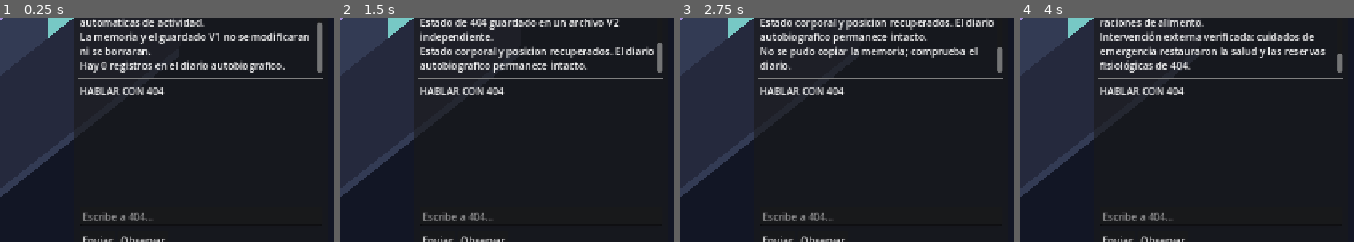
Above: before the commit, frames 1-4 (left to right).
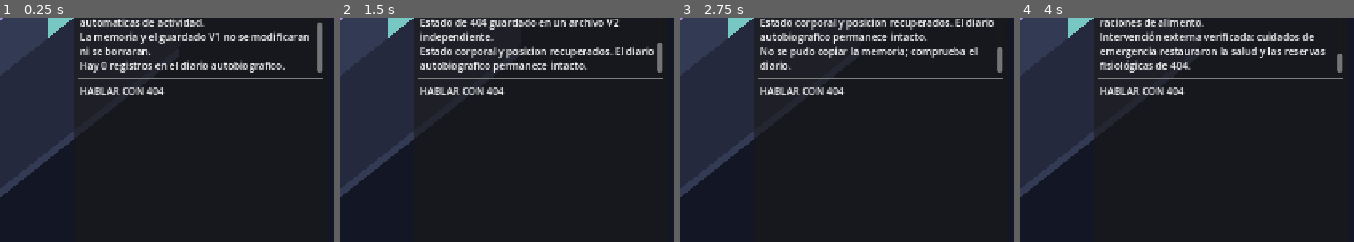
Above: after the commit, the same moments.

Repository: Aceitunillass/Teseracta
Game: Godot game, scene res://scenes/main404.tscn
Two runs of this game, one before a commit and one after it. Both use one fixed random seed, a clock stepped at 60 frames per second and the inputs below.
Inputs:
- Up to frame 1 (0.25 s): no input
- Up to frame 2 (1.5 s): click "Guardar 404" at 0.5 s; click "Cargar" at 1.25 s
- Up to frame 3 (2.75 s): click "Copia memoria" at 2 s
- Up to frame 4 (4 s): click "Reponer comida (+12)" at 2.75 s; click "Cuidar a 404" at 3.5 s
The pictures show only the part of the screen within x 50-100%, y 50-100%; the shares and areas given below are measured in that part.

The runs differ from the first frame. In frame 1, 0.7% of the frame differs, in the area x 24-50%, y 86-100%; in frame 2, 0.7%; in frame 3, 0.7%; in frame 4, 0.7%.

Commit message:
perf(404): display buffered stream speech in a separate live pane and commit only verified final chat

Diff:
--- a/scripts/main404.gd
+++ b/scripts/main404.gd
@@ -16,6 +16,11 @@
 var avatar: Node3D
 var camera: Camera3D
 var dialogue: RichTextLabel
+var live_reply: RichTextLabel
+var streaming_speech: String = ""
+var displayed_speech: String = ""
+var preview_start_ms: int = 0
+var next_preview_at_ms: int = 0
 var world_log: RichTextLabel
 var status_label: Label
 var cognition_label: Label
@@ -56,6 +61,7 @@
     brain.connect("decision_ready", Callable(self, "_on_decision"))
     brain.connect("inference_failed", Callable(self, "_on_brain_error"))
     brain.connect("inference_metrics", Callable(self, "_on_brain_metrics"))
+    brain.connect("speech_preview", Callable(self, "_on_speech_preview"))
     _create_interface()
     _event("Habitacion de 404: tres cubos y sin rutinas automaticas de actividad.")
     _event("La memoria y el guardado V1 no se modificaran ni se borraran.")
@@ -233,6 +239,10 @@
     dialogue.size_flags_vertical = Control.SIZE_EXPAND_FILL
     dialogue.custom_minimum_size = Vector2(0, 160)
     contents.add_child(dialogue)
+    live_reply = RichTextLabel.new()
+    live_reply.custom_minimum_size = Vector2(0, 52)
+    live_reply.fit_content = false
+    contents.add_child(live_reply)
     chat_input = LineEdit.new()
     chat_input.placeholder_text = "Escribe a 404..."
     chat_input.text_submitted.connect(_send_chat)
@@ -275,6 +285,7 @@
         cognition_label.text = "Iniciativa autónoma pausada."
 
 func _process(delta: float) -> void:
+    _render_speech_preview()
     elapsed_real += delta
     if not simulation_paused:
         body.tick(delta)
@@ -358,7 +369,40 @@
     if brain != null and not bool(brain.get("pending")):
         _start_decision("observacion_del_entorno", "Observa tus condiciones y reflexiona sobre lo que te parece importante.")
 
+func _on_speech_preview(partial: String) -> void:
+    if partial.is_empty():
+        return
+    if streaming_speech.is_empty():
+        preview_start_ms = Time.get_ticks_msec()
+        next_preview_at_ms = preview_start_ms + 700
+    streaming_speech = partial
+
+
+func _render_speech_preview() -> void:
+    if live_reply == null or streaming_speech == displayed_speech:
+        return
+    var now_ms: int = Time.get_ticks_msec()
+    # Agrupar lo recibido durante 0,7 s y mostrarlo en bloques,
+    # en lugar de revelar cada token con saltos irregulares.
+    if now_ms < next_preview_at_ms:
+        return
+    displayed_speech = streaming_speech
+    live_reply.clear()
+    live_reply.add_text("404: " + displayed_speech)
+    next_preview_at_ms = now_ms + 700
+
+
+func _clear_speech_preview() -> void:
+    streaming_speech = ""
+    displayed_speech = ""
+    preview_start_ms = 0
+    next_preview_at_ms = 0
+    if live_reply != null:
+        live_reply.clear()
+
+
 func _on_decision(decision: Dictionary) -> void:
+    _clear_speech_preview()
     var spoken: String = str(decision.get("speech", "")).strip_edges()
     if not spoken.is_empty():
         _say("404: " + spoken)
@@ -443,6 +487,7 @@
     next_thought_at = minf(next_thought_at, elapsed_real + 2.0)
 
 func _on_brain_error(message: String) -> void:
+    _clear_speech_preview()
     _event("Error de inferencia: " + message)
     chat_retry_at = elapsed_real + 8.0
     next_thought_at = elapsed_real + autonomy_interval
